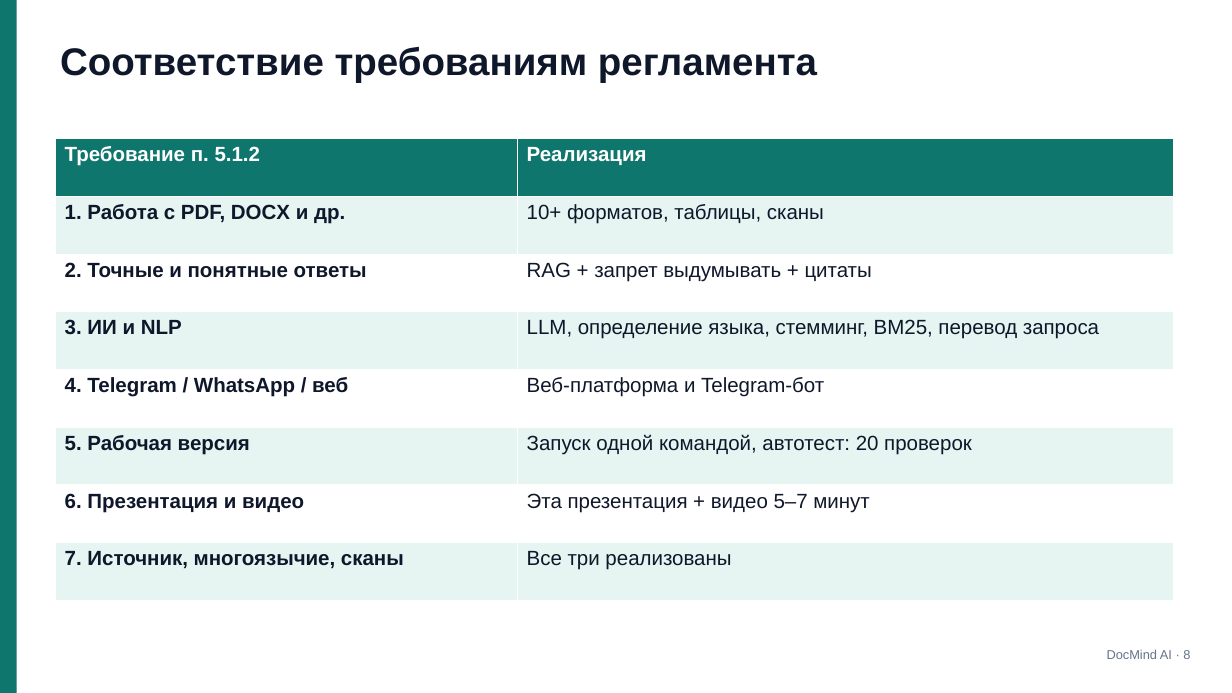
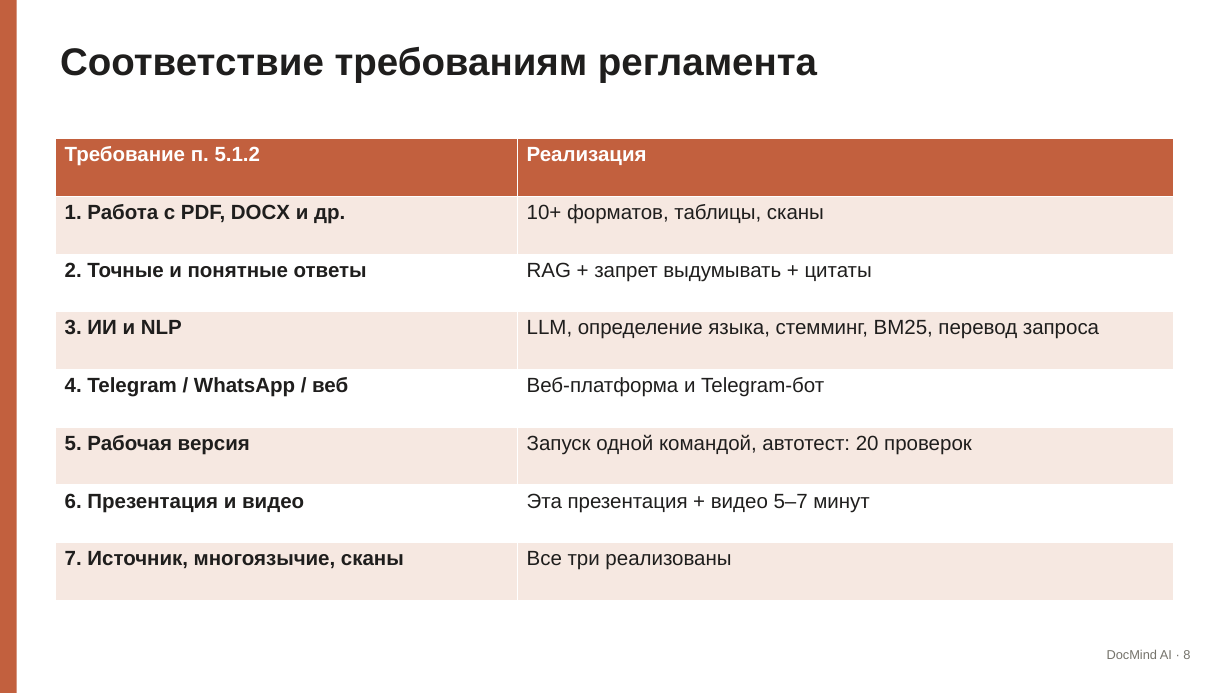
Before and after one commit to adiletpn/ChatBotAI, a slide deck: slide 8 of docs/DocMind_AI_Presentation.pptx. Drawn at 1232x693 pixels with LibreOffice and Linux fonts; fonts in the diff are those of the drawing. Boxes give left, top, right and bottom in pixels: in the first picture for what was removed or moved away, otherwise in the second. Text is boxed around its words. In the diff, an @@ line names an element or a change of style, - is before the commit and + after.

```diff
--- a/docs/DocMind_AI_Presentation.pptx
+++ b/docs/DocMind_AI_Presentation.pptx
@@ rectangle at (x1=0, y1=0, x2=17, y2=693): fill #0F766E to #C2603E @@
@@ text "Соответствие требованиям регламента" at (x1=60, y1=47, x2=817, y2=83): text colour #0F172A to #1F1E1D @@
@@ table at (x1=55, y1=139, x2=1174, y2=601) @@
@@ fill #0F766E to #C2603E in row 1 @@
@@ fill #E6F4F2 to #F6E8E1 in 8 cells @@
@@ text colour #0F172A to #1F1E1D @@
@@ text "DocMind AI · 8" at (x1=1107, y1=649, x2=1190, y2=659): text colour #64748B to #75736B @@
```
Also in this commit, not shown: 12 other slides changed.
